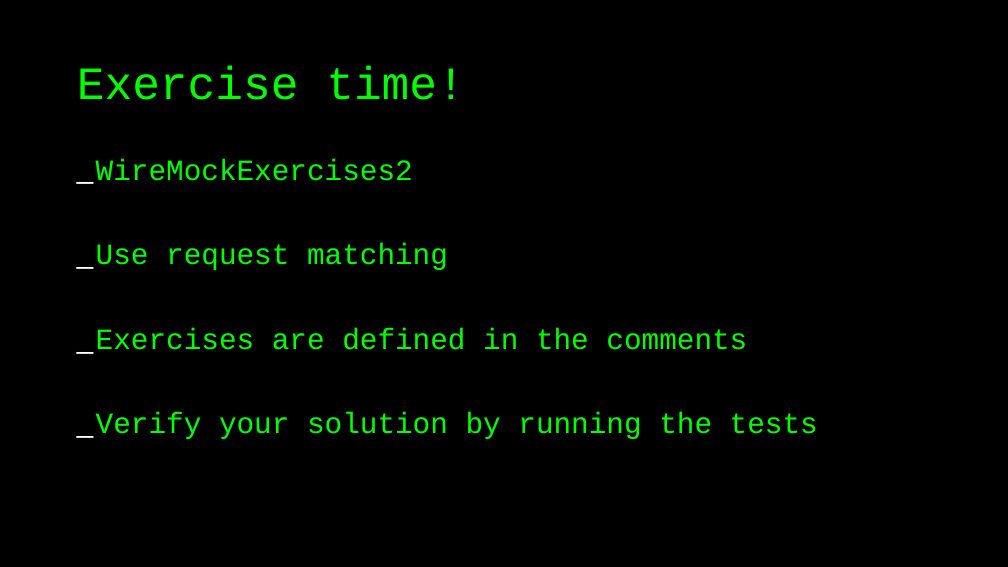
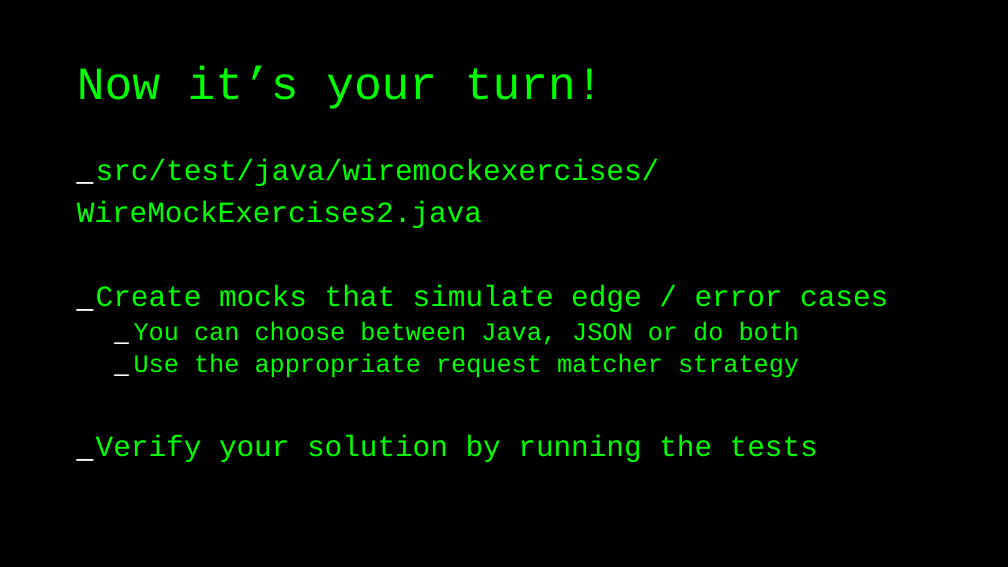
Before and after one commit to basdijkstra/wiremock-workshop, a slide deck: slide 36 of wiremock_workshop.odp (slide 28 before the commit). Drawn at 1008x567 pixels with LibreOffice and Linux fonts; fonts in the diff are those of the drawing. Boxes give left, top, right and bottom in pixels: in the first picture for what was removed or moved away, otherwise in the second. Text is boxed around its words. In the diff, an @@ line names an element or a change of style, - is before the commit and + after.

Commit message:
Updated exercises series 4

```diff
--- a/wiremock_workshop.odp
+++ b/wiremock_workshop.odp
@@ title at (x1=77, y1=67, x2=604, y2=109): text changed @@
-Exercise time!
+Now it’s your turn!
@@ text at (x1=77, y1=159, x2=888, y2=378): text changed @@
-_ WireMockExercises2
-_ Use request matching
-_ Exercises are defined in the comments
+_ src/test/java/wiremockexercises/
+WireMockExercises2.java
+_ Create mocks that simulate edge / error cases
+  _ You can choose between Java, JSON or do both
+  _ Use the appropriate request matcher strategy
```
Also in this commit, not shown: 16 other slides changed, 17 slides added, 21 slides removed, 6 other files.
